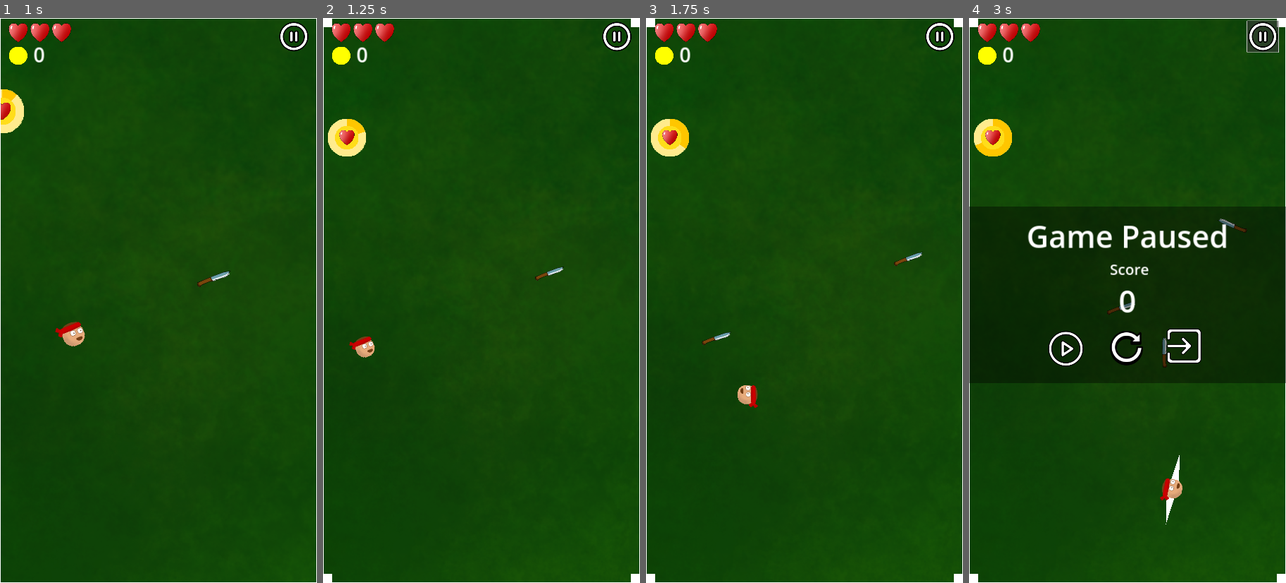
Above: before the commit, frames 1-4 (left to right).
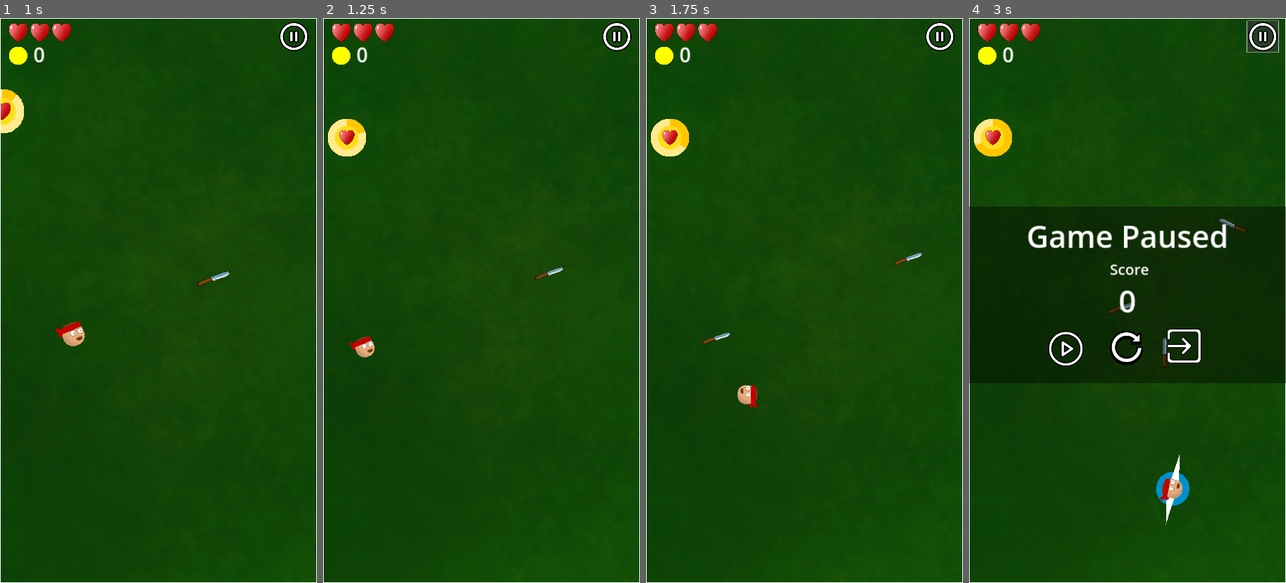
Above: after the commit, the same moments.

Repository: RoshanDavis/Dagger-Dodge-Godot-Project
Game: Godot game, scene res://scenes/game.tscn
Two runs of this game, one before a commit and one after it. Both use one fixed random seed, a clock stepped at 60 frames per second and the inputs below.
Inputs (mouse positions are in pixels of both pictures, inside the frame that each line leads up to):
- Up to frame 1 (1 s): tap Enter at 0.5 s; move the mouse to (228, 272) at 0.52 s; click (228, 272) at 0.6 s
- Up to frame 2 (1.25 s): no input
- Up to frame 3 (1.75 s): move the mouse to (741, 328) at 1.27 s; click (741, 328) at 1.35 s
- Up to frame 4 (3 s): move the mouse to (1159, 176) at 2.02 s; click (1159, 176) at 2.1 s; click (1263, 34) at 2.75 s

Frame 1 is identical in both runs. In frame 2, 0.2% of the frame differs, in the area x 0-100%, y 0-100%; in frame 3, 0.2%; in frame 4, 0.4%.

Commit message:
added limit to slow-mo time

Diff:
--- a/scenes/game.tscn
+++ b/scenes/game.tscn
@@ -9,7 +9,6 @@
 [ext_resource type="Script" path="res://scripts/spawner.gd" id="5_toys6"]
 [ext_resource type="Script" path="res://scripts/boundary.gd" id="6_xpbe5"]
 [ext_resource type="Script" path="res://scripts/start_menu.gd" id="9_73xe4"]
-[ext_resource type="PackedScene" uid="uid://blksa1308p7xg" path="res://scenes/slow_mo_controller.tscn" id="11_701jm"]
 
 [sub_resource type="Animation" id="Animation_oqw3s"]
 length = 0.001
@@ -135,6 +134,4 @@
 wait_time = 5.0
 autostart = true
 
-[node name="Slow-Mo Controller" parent="." instance=ExtResource("11_701jm")]
-
 [connection signal="timeout" from="Spawner/Gold Orb Spawn Timer" to="Spawner" method="_on_gold_orb_spawn_timer_timeout"]
--- a/scenes/player.tscn
+++ b/scenes/player.tscn
@@ -1,10 +1,11 @@
-[gd_scene load_steps=8 format=3 uid="uid://ctyuky1aelg4h"]
+[gd_scene load_steps=9 format=3 uid="uid://ctyuky1aelg4h"]
 
 [ext_resource type="Script" path="res://scripts/player.gd" id="1_tcxtc"]
 [ext_resource type="Texture2D" uid="uid://c060d0i4wy14h" path="res://assets/characters/player.png" id="2_7w57g"]
 [ext_resource type="Texture2D" uid="uid://cn40emfty6dtn" path="res://assets/prototype-square.png" id="2_o1xn5"]
 [ext_resource type="PackedScene" uid="uid://dinw35tn3p0mw" path="res://scenes/health_component.tscn" id="3_iga5a"]
 [ext_resource type="Texture2D" uid="uid://qmx1pi0utiv8" path="res://assets/prototype-circle.png" id="4_netxk"]
+[ext_resource type="PackedScene" uid="uid://blksa1308p7xg" path="res://scenes/slow_mo_controller.tscn" id="6_2fax2"]
 
 [sub_resource type="CircleShape2D" id="CircleShape2D_slx66"]
 radius = 15.1327
@@ -16,6 +17,8 @@
 motion_mode = 1
 script = ExtResource("1_tcxtc")
 health = 3
+
+[node name="Slow-Mo Controller" parent="." instance=ExtResource("6_2fax2")]
 
 [node name="Arrows" type="Sprite2D" parent="."]
 visible = false
--- a/scenes/slow_mo_controller.tscn
+++ b/scenes/slow_mo_controller.tscn
@@ -1,6 +1,32 @@
-[gd_scene load_steps=2 format=3 uid="uid://blksa1308p7xg"]
+[gd_scene load_steps=3 format=3 uid="uid://blksa1308p7xg"]
 
 [ext_resource type="Script" path="res://scripts/slow_mo_controller.gd" id="1_fbrxw"]
+[ext_resource type="Texture2D" uid="uid://qmx1pi0utiv8" path="res://assets/prototype-circle.png" id="2_fyyfq"]
 
-[node name="Slow-Mo Controller" type="Node"]
+[node name="Slow-Mo Controller" type="Node2D"]
+rotation = -1.5708
 script = ExtResource("1_fbrxw")
+
+[node name="LifetimeBar" type="TextureProgressBar" parent="."]
+anchors_preset = 15
+anchor_right = 1.0
+anchor_bottom = 1.0
+offset_left = -28.0
+offset_top = -28.0
+offset_right = 100.0
+offset_bottom = 100.0
+grow_horizontal = 2
+grow_vertical = 2
+scale = Vector2(0.438, 0.438)
+max_value = 10.0
+step = 0.01
+value = 7.0
+fill_mode = 8
+radial_initial_angle = 360.0
+texture_progress = ExtResource("2_fyyfq")
+tint_progress = Color(1.44392e-06, 0.559142, 0.806137, 1)
+
+[node name="Slow Time Timer" type="Timer" parent="."]
+wait_time = 5.0
+
+[connection signal="timeout" from="Slow Time Timer" to="." method="_on_slow_time_timer_timeout"]
--- a/scenes/wall.tscn
+++ b/scenes/wall.tscn
@@ -8,6 +8,7 @@
 [node name="Wall" type="StaticBody2D" groups=["wall"]]
 
 [node name="wall texture" type="Sprite2D" parent="."]
+visible = false
 texture = ExtResource("1_aas7u")
 centered = false
 
--- a/scripts/boundary.gd
+++ b/scripts/boundary.gd
@@ -8,7 +8,6 @@
 
 func _handle_screen_resize():
 	var expand_size = get_viewport_rect().size/2
-	print_debug(expand_size)
 	$"Wall T".position = -expand_size
 	$"Wall R".position = Vector2(expand_size.x,-expand_size.y)
 	$"Wall L".position = Vector2(-expand_size.x,expand_size.y)
--- a/scripts/player.gd
+++ b/scripts/player.gd
@@ -12,7 +12,7 @@
 @export var drag = 1
 @export var movement_type:int = 2
 
-@onready var slowmoController = $"../Slow-Mo Controller"
+@onready var slowmoController = $"Slow-Mo Controller"
 @onready var arrows = $Arrows
 
 func _ready():
--- a/scripts/slow_mo_controller.gd
+++ b/scripts/slow_mo_controller.gd
@@ -1,22 +1,36 @@
-extends Node
+extends Node2D
 
 var slowmo_active = false
 
 @export var normal_time_scale: float = 1.0
 @export var slowmo_time_scale: float = 0.1
 
+func  _ready():
+	$"Slow Time Timer".wait_time *= slowmo_time_scale
+	$LifetimeBar.step *= slowmo_time_scale
+	$LifetimeBar.max_value = $"Slow Time Timer".wait_time
+
+func _process(_delta):
+	$LifetimeBar.value = $"Slow Time Timer".time_left
 
 func start_slowmo():
 	Engine.time_scale = slowmo_time_scale
 	slowmo_active = true
 	AudioManager.time_stop.play()
+	$"Slow Time Timer".start()
 
 func stop_slowmo():
 	Engine.time_scale = normal_time_scale
 	slowmo_active = false
+	$"Slow Time Timer".stop()
 
 func request_slowmo_change():
 	if slowmo_active:
 		stop_slowmo()
 	else:
 		start_slowmo()
+
+
+func _on_slow_time_timer_timeout():
+	print_debug("Slow time over")
+	Input.action_release("Throw")
Not shown: 1 places in scenes/game.tscn that only renumber resources
